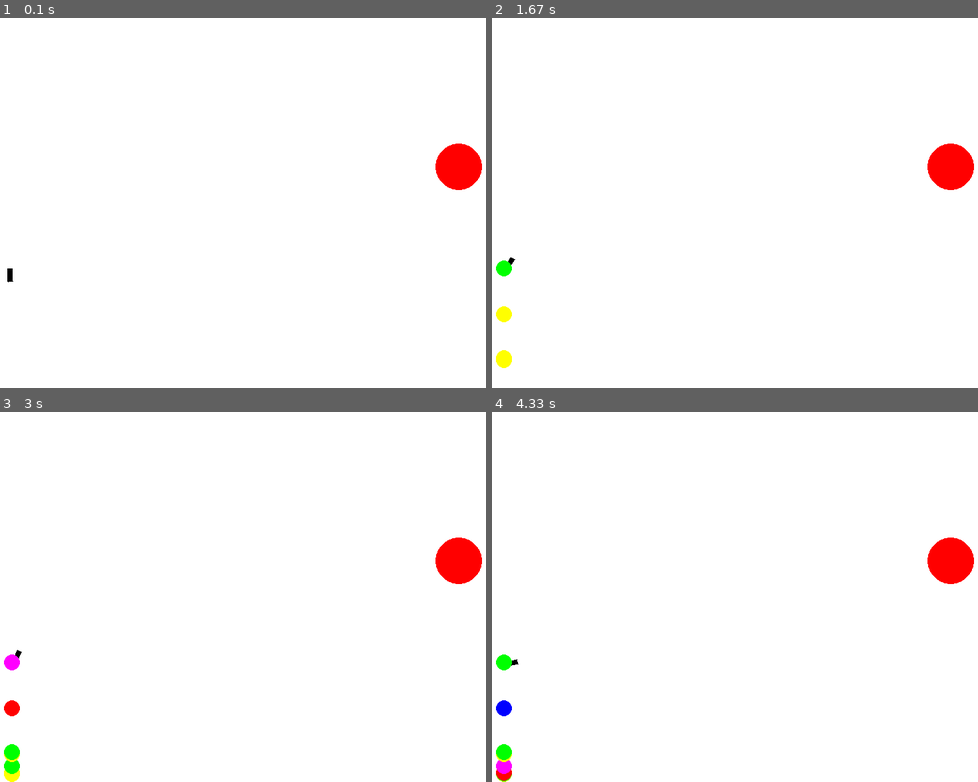
Above: before the commit, frames 1-4 (two rows, left to right).
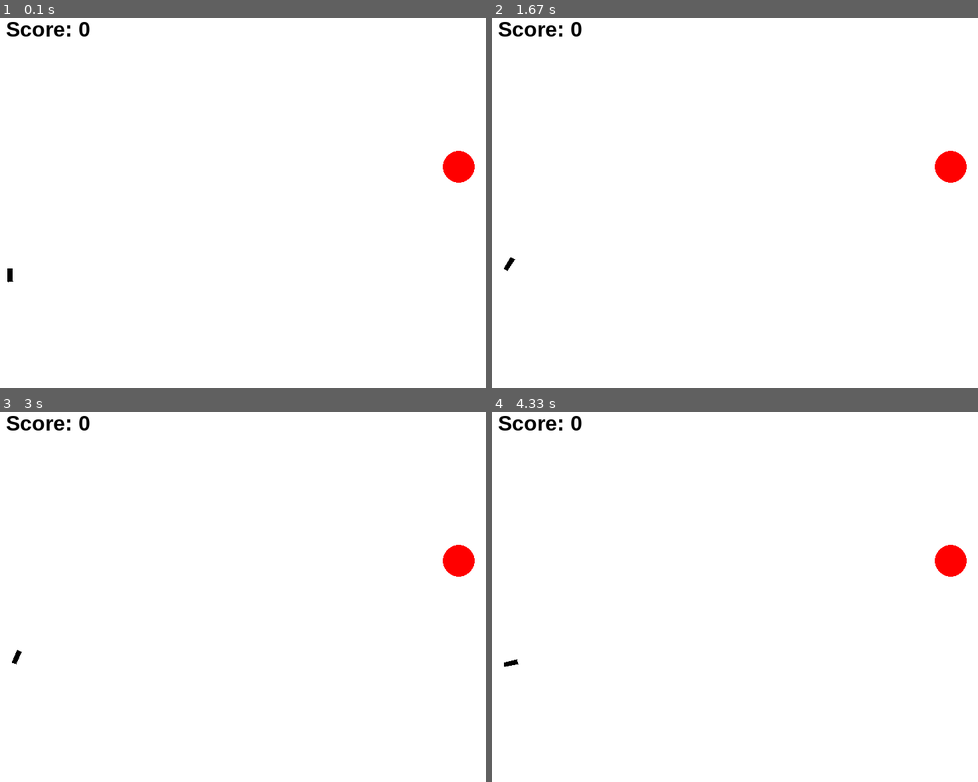
Above: after the commit, the same moments.

Repository: gnorayr/infa_2020_Gevorgyan
Game: pygame game, started from Lab 8 Cannon/Zibil.py
The game is run twice, just before and just after one commit, with the same random seed, the same clock (stepped at 60 frames per second) and the same inputs.
Inputs (mouse positions are in pixels of both pictures, inside the frame that each line leads up to):
- Up to frame 1 (0.1 s): no input
- Up to frame 2 (1.67 s): press the mouse at (623, 191) at 0.37 s; move the mouse to (715, 236) at 0.47 s; release the mouse at (803, 277) at 0.6 s; press the mouse at (623, 191) at 0.7 s; move the mouse to (715, 240) at 0.8 s; release the mouse at (803, 288) at 0.93 s; press the mouse at (623, 191) at 1.03 s; move the mouse to (720, 184) at 1.13 s; release the mouse at (817, 177) at 1.27 s; press the mouse at (623, 191) at 1.37 s; move the mouse to (608, 158) at 1.47 s; release the mouse at (594, 125) at 1.6 s
- Up to frame 3 (3 s): press the mouse at (131, 585) at 1.7 s; move the mouse to (252, 548) at 1.8 s; release the mouse at (374, 511) at 1.93 s; press the mouse at (131, 585) at 2.03 s; move the mouse to (131, 585) at 2.13 s; release the mouse at (136, 585) at 2.27 s; press the mouse at (131, 585) at 2.37 s; move the mouse to (131, 659) at 2.47 s; release the mouse at (131, 733) at 2.6 s; press the mouse at (131, 585) at 2.7 s; move the mouse to (97, 563) at 2.8 s; release the mouse at (63, 541) at 2.93 s
- Up to frame 4 (4.33 s): press the mouse at (623, 585) at 3.03 s; move the mouse to (618, 604) at 3.13 s; release the mouse at (613, 622) at 3.27 s; press the mouse at (623, 585) at 3.37 s; move the mouse to (671, 645) at 3.47 s; release the mouse at (720, 704) at 3.6 s; press the mouse at (623, 585) at 3.7 s; move the mouse to (628, 511) at 3.8 s; release the mouse at (632, 434) at 3.93 s; press the mouse at (623, 585) at 4.03 s; move the mouse to (735, 585) at 4.13 s; release the mouse at (846, 589) at 4.27 s

The runs differ from the first frame. In frame 1, 0.8% of the frame differs, in the area x 1-100%, y 1-47%; in frame 2, 1.1%; in frame 3, 1.3%, in the area x 0-100%, y 1-100%; in frame 4, 1.3%.

Commit message:
Update Zibil.py

Diff:
--- a/Lab 8 Cannon/Zibil.py
+++ b/Lab 8 Cannon/Zibil.py
@@ -8,6 +8,12 @@
 FPS = 60
 screen_x, screen_y = 800, 600
 screen = pygame.display.set_mode((screen_x, screen_y))
+
+
+def score_count():
+    font = pygame.font.SysFont('arial', 32, True)
+    text_1 = font.render("Score: {}".format(score), True, BLACK)
+    screen.blit(text_1, text_1.get_rect(center=(screen_x // 10, screen_y // 10)))
 
 
 class Timer:
@@ -50,7 +56,7 @@
 
 
 class Target:
-    def __init__(self, x=ran(4 * screen_x // 5, screen_x - 50), y=ran(50, screen_y - 50), r=ran(5, 50)):
+    def __init__(self, x=ran(4 * screen_x // 5, screen_x - 50), y=ran(50, screen_y - 50), r=ran(10, 30)):
         self.x = x
         self.y = y
         self.r = r
@@ -71,12 +77,14 @@
         self.vy = v * sin(self.angel)
         self.r = r
         self.g = g
+        self.tries = 0
 
     def move(self):
-        ellipse(screen, self.color, (self.cord_x - self.r, self.cord_y - self.r, 2 * self.r, 2 * self.r))
-        self.cord_x += self.vx
-        self.cord_y += self.vy
-        self.vy += self.g
+        if self.vx ** 2 + self.vy ** 2 > cannon.start_side / 12:
+            ellipse(screen, self.color, (self.cord_x - self.r, self.cord_y - self.r, 2 * self.r, 2 * self.r))
+            self.cord_x += self.vx
+            self.cord_y += self.vy
+            self.vy += self.g
 
     def ricochet(self):
         if self.cord_x + self.r > screen_x:
@@ -86,35 +94,48 @@
         if self.cord_y + self.r > screen_y:
             self.vy = -abs(self.vy) / 2
             self.vx = self.vx * 0.8
+            self.cord_y -= 10
+
+    def text(self):
+        font = pygame.font.SysFont('arial', 32, True)
+        text_1 = font.render("You destroyed the target for {} shots.".format(self.tries), True, BLACK)
+        screen.blit(text_1, text_1.get_rect(center=(screen_x // 2, screen_y // 2)))
 
 
 finished = False
 clock = pygame.time.Clock()
 
+score = 0
 cannon = Cannon(20)
-target = [Target(ran(4 * screen_x // 5, screen_x - 50), ran(50, screen_y - 50), ran(5, 50))]
+target = [Target(ran(4 * screen_x // 5, screen_x - 50), ran(50, screen_y - 50), ran(10, 30))]
 bullet = []
-timer = []
 while not finished:
     clock.tick(FPS)
     cannon.move()
     cannon.draw()
+    score_count()
+    for unit in bullet:
+        unit.move()
+        unit.ricochet()
     for one in target:
         one.draw()
         for bul in bullet:
             if (bul.cord_x - one.x) ** 2 + (bul.cord_y - one.y) ** 2 <= (bul.r + one.r) ** 2:
+                screen.fill(WHITE)
+                bul.tries = len(bullet)
+                bul.text()
+                pygame.display.update()
+                pygame.time.wait(3000)
+                bullet = []
                 target = target[:-1]
-                target.append(Target(ran(4 * screen_x // 5, screen_x - 50), ran(50, screen_y - 50), ran(5, 50)))
-    for unit, watch in zip(bullet, timer):
-        if watch.time():
-            unit.move()
-            unit.ricochet()
+                target.append(Target(ran(4 * screen_x // 5, screen_x - 50), ran(50, screen_y - 50), ran(10, 30)))
+                score += 1
+
     for event in pygame.event.get():
         if event.type == pygame.QUIT:
             finished = True
         elif event.type == pygame.MOUSEBUTTONUP:
             bullet.append(Bullet(cannon.cord_x, cannon.cord_y, 0.7 * (cannon.side - cannon.start_side)))
-            timer.append(Timer(4500))
 
     pygame.display.update()
     screen.fill(WHITE)
